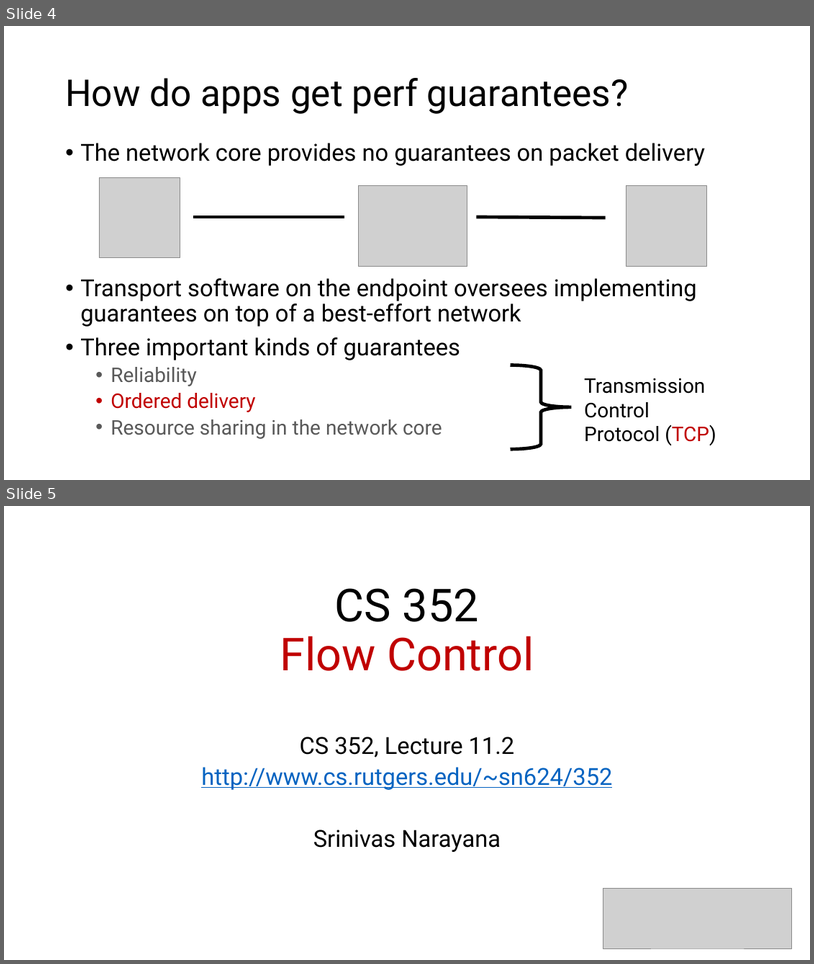
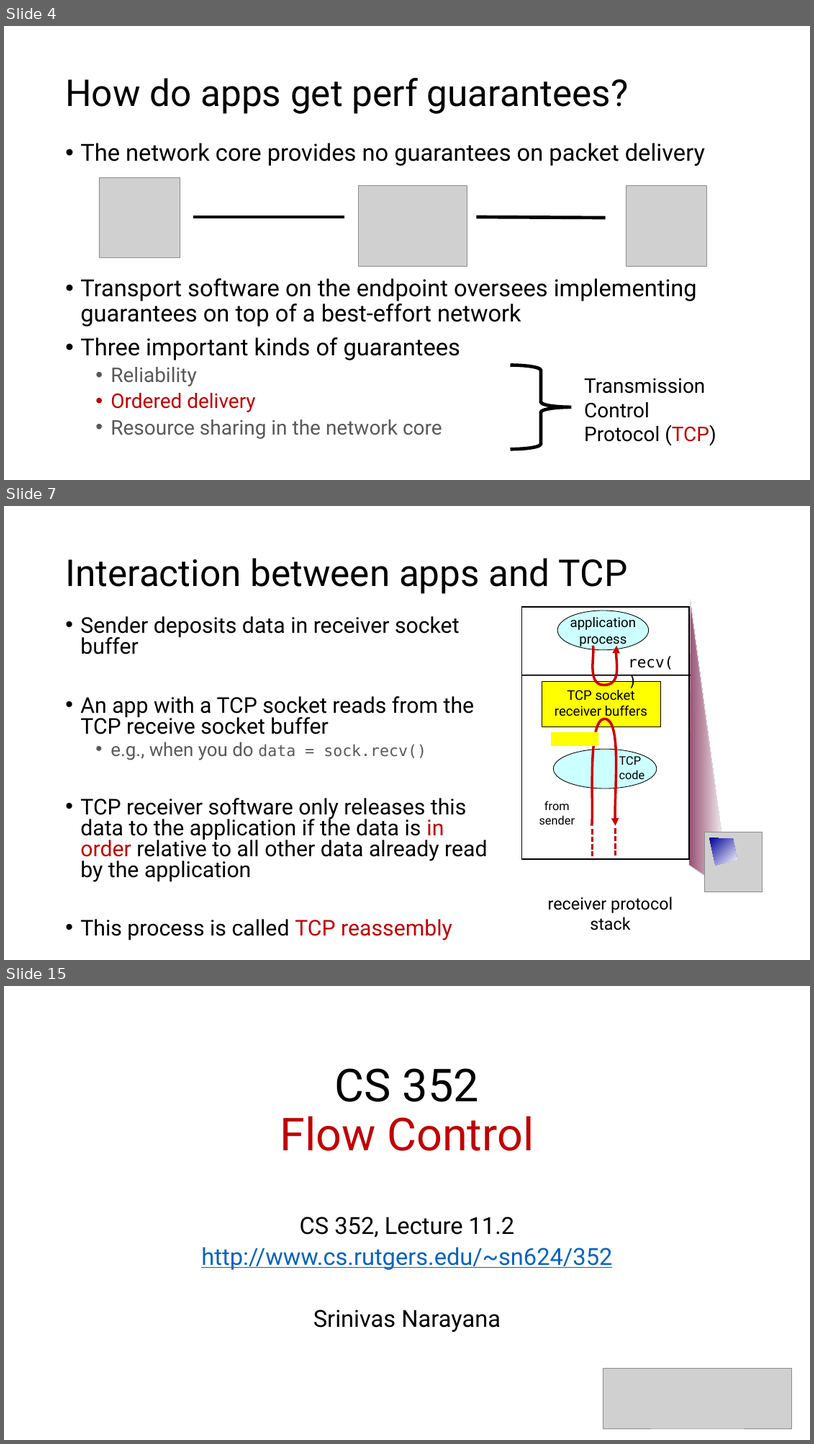
Before and after one commit to ngsrinivas/coursegen, a slide deck: ex/352-S21/staging/352-S21/lectures/transport-tcp-ordering-flow-control-intro-congestion-control.pptx. Shown one above the other, each under a label of ours: slides 4 and 5 before the commit, slides 4, 7 and 15 after it; the slides between them are not shown. The pictures are 814x964 and 814x1444 pixels, drawn with LibreOffice and Linux fonts; fonts in the diff are those of the drawing; grey boxes stand for pictures. Boxes give left, top, right and bottom in pixels: in the first picture for what was removed or moved away, otherwise in the second. Text is boxed around its words. In the diff, an @@ line names an element or a change of style, - is before the commit and + after.

```diff
--- a/ex/352-S21/staging/352-S21/lectures/transport-tcp-ordering-flow-control-intro-congestion-control.pptx
+++ b/ex/352-S21/staging/352-S21/lectures/transport-tcp-ordering-flow-control-intro-congestion-control.pptx
@@ slide 7 added at [4,506,810,960], background #FFFFFF @@
@@ title added at [65,558,628,594], 44 pt, text #000000 @@
+Interaction between apps and TCP
@@ rectangle added at [522,606,690,859], fill #FFFFFF, outline #000000 1.5 pt @@
@@ ellipse added at [558,610,650,650], fill #CCFFFF, outline #000000 0.75 pt, 16 pt, text #000000 @@
+application
+process
@@ freeform shape added at [689,600,728,878], fill gradient #954F72 to #FFFFFF, outline #DDDDDD 0.75 pt @@
@@ text added at [80,616,487,940], 25.9 pt, text #000000 @@
+• Sender deposits data in receiver socket buffer
+• An app with a TCP socket reads from the TCP receive socket buffer
+  • e.g., when you do data = sock.recv()
+• TCP receiver software only releases this data to the application if the data is in order relative to all other data already read by the application
+• This process is called TCP reassembly
@@ freeform shape added at [586,646,622,685], outline #CC0000 3 pt @@
@@ text added at [628,656,674,669], 18 pt, text #000000 @@
+recv()
@@ line added from (522, 674) to (691, 674), #000000 1.5 pt @@
@@ rectangle added at [543,681,661,726], fill #FFFF00, outline #000000 0.75 pt @@
@@ text added at [555,687,648,720], 16 pt, text #000000 @@
+TCP socket
+receiver buffers
@@ freeform shape added at [587,718,622,826], outline #CC0000 3 pt @@
@@ rectangle added at [551,732,599,746], fill #FFFF00 @@
@@ ellipse added at [554,749,657,788], fill #CCFFFF, outline #000000 0.75 pt @@
@@ text added at [620,754,646,782], 14 pt, text #000000 @@
+TCP
+code
@@ text added at [540,800,576,824], 14 pt, text #000000 @@
+from sender
@@ line added from (593, 829) to (593, 856), #C00000 2.25 pt dashed @@
@@ line added from (616, 828) to (616, 855), #C00000 2.25 pt dashed @@
@@ picture added at [705,832,763,892] @@
@@ freeform shape added at [710,837,738,865], fill gradient #000099 to #FFFFFF @@
@@ text added at [548,896,673,930], 20 pt, text #000000 @@
+receiver protocol stack
@@ what was slide 5 is now slide 15 @@
```
Also in this commit, not shown: 32 other slides added.
